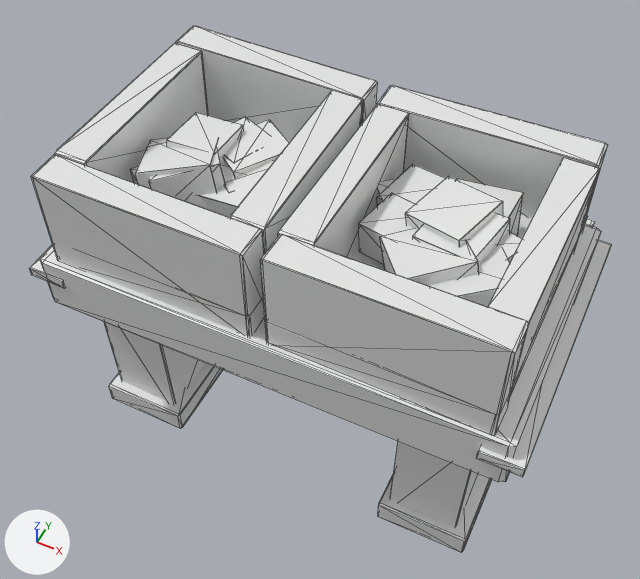
The OBJ model assets/variants/stoker_trough_bench.obj as it was, and as the next commit left it.
Before and after are seen from a 50 mm lens placed at (0.735, -1.493, 2.342), pointed at (-0.014, 0.004, 0.47). Arrows for +X, +Y and +Z are at lower left; the lights stay in place. The first picture is the older version. Mesh edges are drawn as thin lines. Where no turn or scale is listed for an object, it has been applied to the vertices.

Names of what the first picture shows: 'stoker_trough_bench'.
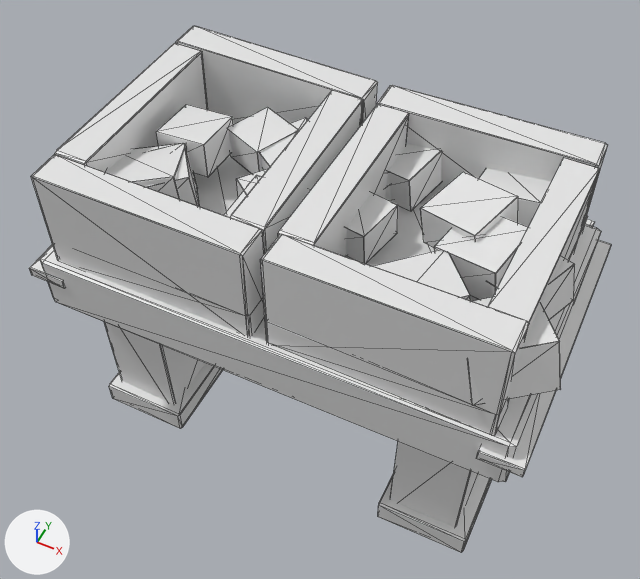
Changed parts and their boxes [x1, y1, x2, y2] in the pictures (640 x 579 px; the box of a moved part takes in the faces that stretch with it):
part 1 of me_stoker_trough_bench, moved or reshaped (mostly hidden)
    before: [377, 179, 396, 206]
    after: [385, 173, 391, 201]
part 2 of me_stoker_trough_bench, moved or reshaped
    before: [429, 253, 509, 307]
    after: [469, 297, 561, 406]
part 3 of me_stoker_trough_bench, moved or reshaped
    before: [405, 176, 503, 247]
    after: [421, 171, 518, 248]
part 4 of me_stoker_trough_bench, moved or reshaped
    before: [456, 179, 523, 235]
    after: [479, 168, 551, 227]
part 5 of me_stoker_trough_bench, moved or reshaped
    before: [489, 231, 522, 263]
    after: [470, 257, 575, 320]
part 6 of me_stoker_trough_bench, moved or reshaped
    before: [413, 213, 510, 264]
    after: [434, 217, 528, 299]
part 7 of me_stoker_trough_bench, moved or reshaped
    before: [380, 228, 479, 286]
    after: [373, 251, 471, 301]
part 8 of me_stoker_trough_bench, moved or reshaped
    before: [359, 193, 415, 264]
    after: [346, 192, 398, 264]
part 9 of me_stoker_trough_bench, moved or reshaped
    before: [377, 164, 446, 205]
    after: [388, 144, 441, 211]
part 10 of me_stoker_trough_bench, moved or reshaped (mostly hidden afterwards)
    before: [200, 160, 274, 217]
    after: [224, 175, 311, 217]
part 11 of me_stoker_trough_bench, moved or reshaped
    before: [166, 113, 244, 164]
    after: [156, 105, 233, 177]
part 12 of me_stoker_trough_bench, moved or reshaped
    before: [135, 138, 218, 210]
    after: [105, 144, 198, 200]
part 13 of me_stoker_trough_bench, moved or reshaped (mostly hidden before)
    before: [221, 161, 226, 186]
    after: [236, 169, 268, 197]
part 14 of me_stoker_trough_bench, moved or reshaped
    before: [223, 120, 289, 178]
    after: [260, 118, 308, 170]
part 15 of me_stoker_trough_bench, moved or reshaped
    before: [224, 117, 265, 161]
    after: [229, 107, 299, 174]
part 16 of me_stoker_trough_bench, moved or reshaped
    before: [146, 147, 226, 200]
    after: [144, 150, 200, 207]
part 17 of me_stoker_trough_bench, moved or reshaped (not visible afterwards)
    before: [130, 167, 138, 184]

The change, as a diff of the scene's bpy script:
```diff
--- a/assets/variants/stoker_trough_bench.obj.py
+++ b/assets/variants/stoker_trough_bench.obj.py
@@ me_stoker_trough_bench @@
-me_stoker_trough_bench.from_pydata(...)  # 864 vertices, 1584 faces; spans x -0.686..0.689, y -0.39..0.436, z -0.002..0.955
+me_stoker_trough_bench.from_pydata(...)  # 864 vertices, 1584 faces; spans x -0.686..0.7, y -0.39..0.436, z -0.002..0.955
+# me_stoker_trough_bench part 1: the loose piece of 24 vertices spanning x 0.091..0.286, y 0.003..0.195, z 0.733..0.838 is moved by (-0.123, 0.1, 0.0)
+# me_stoker_trough_bench part 2: the loose piece of 24 vertices spanning x 0.289..0.578, y -0.257..0.023, z 0.702..0.905 is moved by (0.122, -0.115, 0.0)
+# me_stoker_trough_bench part 3: the loose piece of 24 vertices spanning x 0.226..0.446, y -0.073..0.138, z 0.776..0.925 is moved by (0.026, 0.032, 0.0)
+# me_stoker_trough_bench part 4: the loose piece of 24 vertices spanning x 0.274..0.462, y 0.018..0.216, z 0.713..0.883 is moved by (0.056, 0.118, 0.0)
+# me_stoker_trough_bench part 5: the loose piece of 24 vertices spanning x 0.3..0.542, y -0.133..0.095, z 0.722..0.882 is moved by (0.112, -0.019, 0.0)
+# me_stoker_trough_bench part 6: the loose piece of 24 vertices spanning x 0.267..0.474, y -0.108..0.092, z 0.763..0.908 is moved by (0.059, -0.01, 0.0)
+# me_stoker_trough_bench part 7: the loose piece of 24 vertices spanning x 0.189..0.469, y -0.237..0.03, z 0.722..0.908 is moved by (0.019, -0.102, 0.0)
+# me_stoker_trough_bench part 8: the loose piece of 24 vertices spanning x 0.125..0.293, y -0.093..0.072, z 0.751..0.857 is moved by (-0.102, -0.012, 0.0)
+# me_stoker_trough_bench part 9: the loose piece of 24 vertices spanning x 0.12..0.313, y 0.019..0.207, z 0.728..0.857 is moved by (-0.092, 0.115, 0.0)
+# me_stoker_trough_bench part 10: the loose piece of 24 vertices spanning x -0.3..-0.098, y -0.155..0.043, z 0.716..0.882 is moved by (0.111, -0.057, 0.0)
+# me_stoker_trough_bench part 11: the loose piece of 24 vertices spanning x -0.431..-0.278, y -0.057..0.097, z 0.78..0.9 is moved by (-0.044, 0.019, 0.0)
+# me_stoker_trough_bench part 12: the loose piece of 24 vertices spanning x -0.502..-0.225, y -0.214..0.057, z 0.722..0.923 is moved by (-0.055, -0.079, 0.0)
+# me_stoker_trough_bench part 13: the loose piece of 24 vertices spanning x -0.309..-0.13, y -0.114..0.065, z 0.762..0.852 is moved by (0.091, -0.023, 0.0)
+# me_stoker_trough_bench part 14: the loose piece of 24 vertices spanning x -0.352..-0.1, y -0.065..0.172, z 0.736..0.892 is moved by (0.083, 0.052, 0.0)
+# me_stoker_trough_bench part 15: the loose piece of 24 vertices spanning x -0.369..-0.183, y -0.027..0.155, z 0.769..0.874 is moved by (0.033, 0.064, 0.0)
+# me_stoker_trough_bench part 16: the loose piece of 24 vertices spanning x -0.49..-0.217, y -0.208..0.053, z 0.732..0.912 is moved by (-0.043, -0.076, 0.0)
+# me_stoker_trough_bench part 17: the loose piece of 24 vertices spanning x -0.496..-0.282, y -0.221..-0.014, z 0.729..0.849 is moved by (-0.079, -0.116, 0.0)
+# other edits to the shape of me_stoker_trough_bench do not show in these pictures
 me_stoker_trough_bench.materials.append(mat_wood)
```
